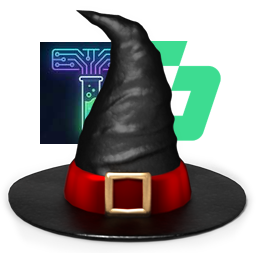
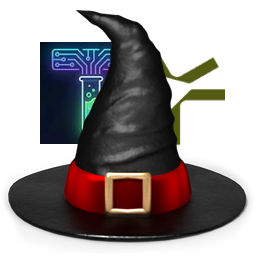
Layers edited between the first and the second 256 x 256 image:
renamed "SauceLabs.png" to "SauceLabs_New.png", painted on it over [150, 41, 225, 146]